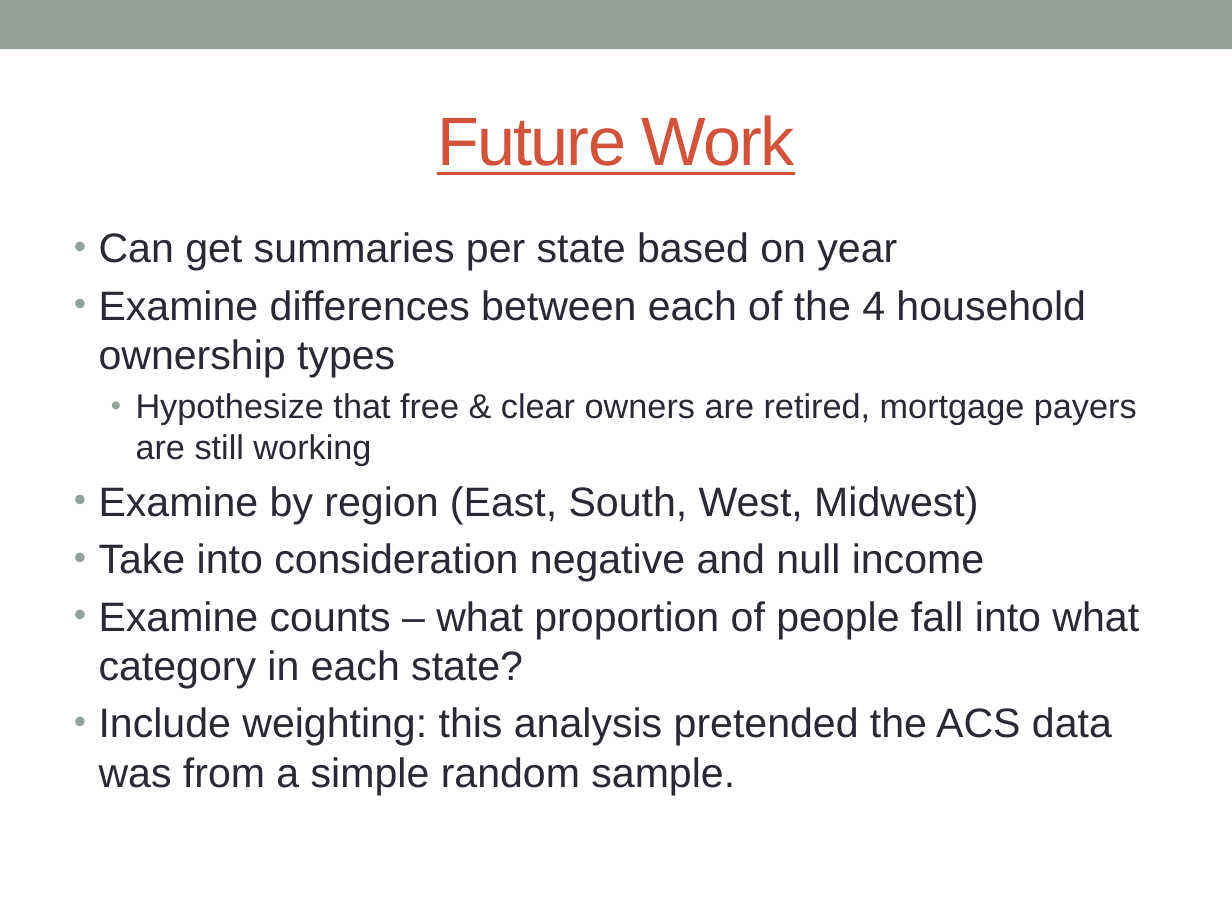
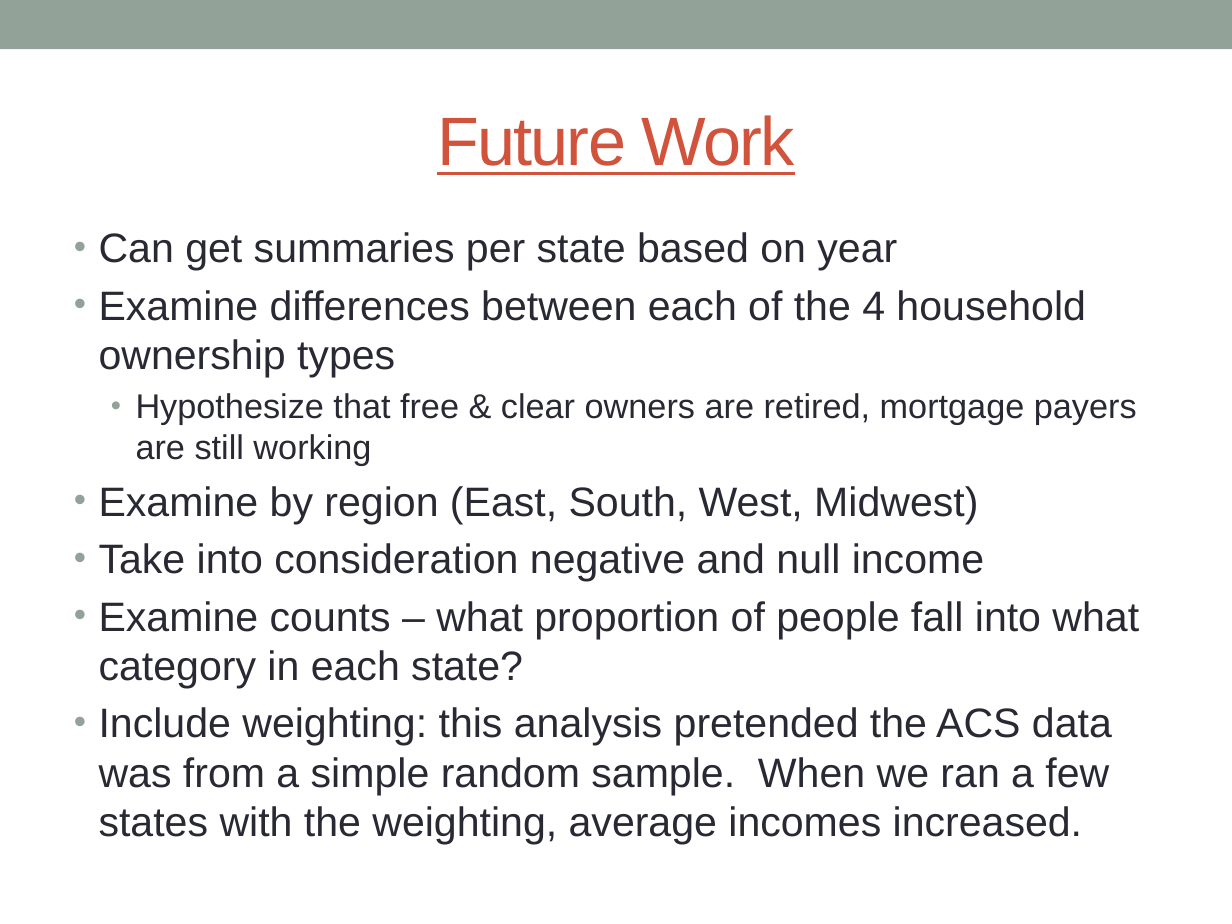
Before and after one commit to andy-olstad/599-POGS, a slide deck: slide 14 of Project 1 Powerpoint Jasmine Edit.pptx (slide 13 before the commit). Drawn at 1232x924 pixels with LibreOffice and Linux fonts; fonts in the diff are those of the drawing. Boxes give left, top, right and bottom in pixels: in the first picture for what was removed or moved away, otherwise in the second. Text is boxed around its words. In the diff, an @@ line names an element or a change of style, - is before the commit and + after.

Commit message:
Andy added graph, weighting

```diff
--- a/Project 1 Powerpoint Jasmine Edit.pptx
+++ b/Project 1 Powerpoint Jasmine Edit.pptx
@@ text at [99, 707, 1112, 844]: text changed @@
-• Include weighting: this analysis pretended the ACS data was from a simple random sample.
+• Include weighting: this analysis pretended the ACS data was from a simple random sample. When we ran a few states with the weighting, average incomes increased.
```
Also in this commit, not shown: 1 other slide changed, 1 slide added.
